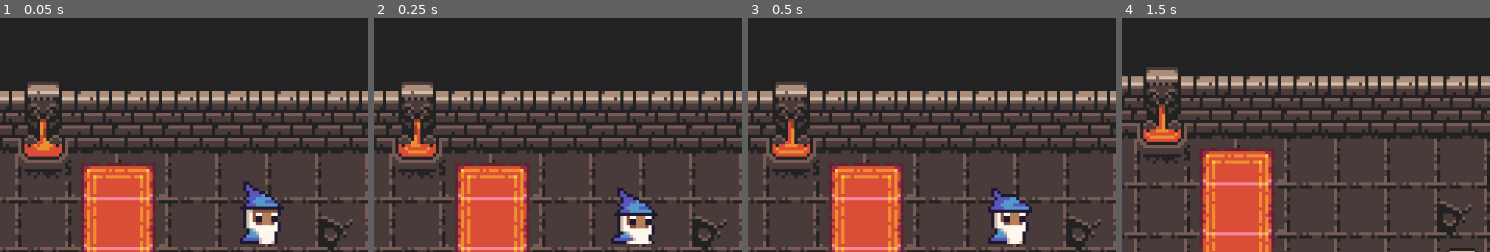
Above: before the commit, frames 1-4 (left to right).
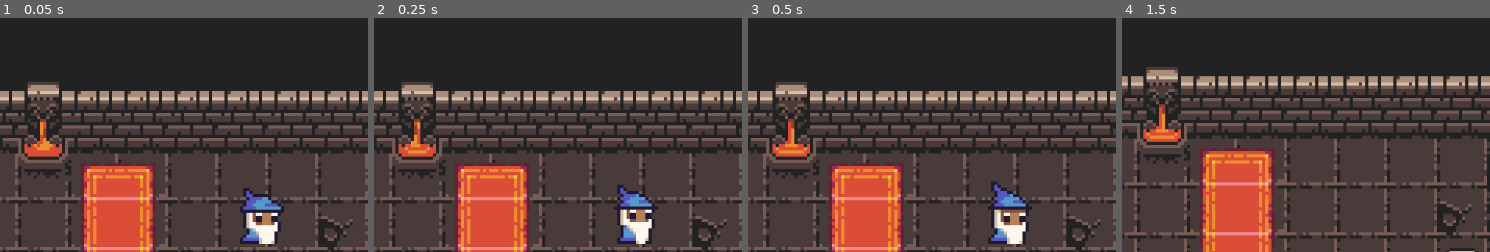
Above: after the commit, the same moments.

Repository: gotneb/cripta_dungeon
Game: Godot game, scene res://scenes/world/tutorial.tscn
The game is run twice, just before and just after one commit, with the same random seed, the same clock (stepped at 60 frames per second) and the same inputs.
Inputs (mouse positions are % of the whole screen's width and height, from its top left):
- Up to frame 1 (0.05 s): no input
- Up to frame 2 (0.25 s): no input
- Up to frame 3 (0.5 s): no input
- Up to frame 4 (1.5 s): move the mouse to (78, 45) at 0.52 s; hold Right (right) 0.53-1.28 s; tap Tab (change_enemy) at 0.6 s; move the mouse to (33, 55) at 1.27 s; hold Down (down) from 1.28 s (still down); tap X (x_attack) at 1.35 s
The pictures show only the part of the screen within x 19-69%, y 7-57%; the shares and areas given below are measured in that part.

The runs differ from the first frame. In frame 1, 0.7% of the frame differs, in the area x 65-78%, y 70-84%; in frame 2, 1.5%, in the area x 64-78%, y 71-97%; in frame 3, 0.7%; in frame 4, nothing differs.

Commit message:
Add efeito de hit em inimigo

Diff:
--- a/src/scenes/enemies/orc_shaman.tscn
+++ b/src/scenes/enemies/orc_shaman.tscn
@@ -11,6 +11,13 @@
 [ext_resource path="res://scenes/interface/health_bar/health_bar_enemie.tscn" type="PackedScene" id=9]
 [ext_resource path="res://scripts/enemies/orc_shaman.gd" type="Script" id=10]
 [ext_resource path="res://assets/interface/crosshair/target.png" type="Texture" id=11]
+[ext_resource path="res://assets/effects/hit/3.png" type="Texture" id=12]
+[ext_resource path="res://assets/effects/hit/0.png" type="Texture" id=13]
+[ext_resource path="res://assets/effects/hit/5.png" type="Texture" id=14]
+[ext_resource path="res://assets/effects/hit/4.png" type="Texture" id=15]
+[ext_resource path="res://assets/effects/hit/6.png" type="Texture" id=16]
+[ext_resource path="res://assets/effects/hit/2.png" type="Texture" id=17]
+[ext_resource path="res://assets/effects/hit/1.png" type="Texture" id=18]
 
 [sub_resource type="SpriteFrames" id=1]
 animations = [ {
@@ -23,6 +30,14 @@
 "loop": true,
 "name": "run",
 "speed": 9.0
+} ]
+
+[sub_resource type="SpriteFrames" id=4]
+animations = [ {
+"frames": [ ExtResource( 13 ), ExtResource( 18 ), ExtResource( 17 ), ExtResource( 12 ), ExtResource( 15 ), ExtResource( 14 ), ExtResource( 16 ) ],
+"loop": false,
+"name": "default",
+"speed": 36.0
 } ]
 
 [sub_resource type="CapsuleShape2D" id=2]
@@ -62,6 +77,10 @@
 frames = SubResource( 1 )
 animation = "idle"
 
+[node name="HitAnimated" type="AnimatedSprite" parent="."]
+scale = Vector2( 0.7, 0.7 )
+frames = SubResource( 4 )
+
 [node name="CollisionShape2D" type="CollisionShape2D" parent="."]
 position = Vector2( 1, 4 )
 shape = SubResource( 2 )
@@ -76,3 +95,4 @@
 anims/hitted = SubResource( 3 )
 
 [connection signal="health_changed" from="." to="." method="_on_OrcShaman_health_changed"]
+[connection signal="animation_finished" from="HitAnimated" to="." method="_on_HitAnimated_animation_finished"]
--- a/src/scenes/playable_characters/wizzard.tscn
+++ b/src/scenes/playable_characters/wizzard.tscn
@@ -43,7 +43,7 @@
 position = Vector2( -1, -6 )
 frames = SubResource( 2 )
 animation = "idle"
-frame = 1
+frame = 3
 playing = true
 
 [node name="CollisionShape2D" type="CollisionShape2D" parent="."]
--- a/src/scenes/projectiles/wizzard/magic_spell.tscn
+++ b/src/scenes/projectiles/wizzard/magic_spell.tscn
@@ -1,29 +1,6 @@
-[gd_scene load_steps=18 format=2]
+[gd_scene load_steps=2 format=2]
 
 [ext_resource path="res://scripts/projectiles/wizzard/magic_spell.gd" type="Script" id=1]
-[ext_resource path="res://assets/projectiles/wizzard/basic_lighting/13.png" type="Texture" id=2]
-[ext_resource path="res://assets/projectiles/wizzard/basic_lighting/12.png" type="Texture" id=3]
-[ext_resource path="res://assets/projectiles/wizzard/basic_lighting/11.png" type="Texture" id=4]
-[ext_resource path="res://assets/projectiles/wizzard/basic_lighting/1.png" type="Texture" id=5]
-[ext_resource path="res://assets/projectiles/wizzard/basic_lighting/14.png" type="Texture" id=6]
-[ext_resource path="res://assets/projectiles/wizzard/basic_lighting/2.png" type="Texture" id=7]
-[ext_resource path="res://assets/projectiles/wizzard/basic_lighting/4.png" type="Texture" id=8]
-[ext_resource path="res://assets/projectiles/wizzard/basic_lighting/3.png" type="Texture" id=9]
-[ext_resource path="res://assets/projectiles/wizzard/basic_lighting/7.png" type="Texture" id=10]
-[ext_resource path="res://assets/projectiles/wizzard/basic_lighting/9.png" type="Texture" id=11]
-[ext_resource path="res://assets/projectiles/wizzard/basic_lighting/5.png" type="Texture" id=12]
-[ext_resource path="res://assets/projectiles/wizzard/basic_lighting/10.png" type="Texture" id=13]
-[ext_resource path="res://assets/projectiles/wizzard/basic_lighting/0.png" type="Texture" id=14]
-[ext_resource path="res://assets/projectiles/wizzard/basic_lighting/8.png" type="Texture" id=15]
-[ext_resource path="res://assets/projectiles/wizzard/basic_lighting/6.png" type="Texture" id=16]
-
-[sub_resource type="SpriteFrames" id=1]
-animations = [ {
-"frames": [ ExtResource( 14 ), ExtResource( 5 ), ExtResource( 7 ), ExtResource( 9 ), ExtResource( 8 ), ExtResource( 12 ), ExtResource( 16 ), ExtResource( 10 ), ExtResource( 15 ), ExtResource( 11 ), ExtResource( 13 ), ExtResource( 4 ), ExtResource( 3 ), ExtResource( 2 ), ExtResource( 6 ) ],
-"loop": true,
-"name": "default",
-"speed": 36.0
-} ]
 
 [node name="MagicSpell" type="KinematicBody2D"]
 collision_layer = 4
@@ -31,7 +8,6 @@
 script = ExtResource( 1 )
 
 [node name="AnimatedSprite" type="AnimatedSprite" parent="."]
-frames = SubResource( 1 )
 
 [node name="CollisionShape2D" type="CollisionShape2D" parent="."]
 
--- a/src/scenes/projectiles/wizzard/weak_lighting_spell.tscn
+++ b/src/scenes/projectiles/wizzard/weak_lighting_spell.tscn
@@ -1,7 +1,30 @@
-[gd_scene load_steps=5 format=2]
+[gd_scene load_steps=21 format=2]
 
 [ext_resource path="res://scenes/projectiles/wizzard/magic_spell.tscn" type="PackedScene" id=1]
 [ext_resource path="res://scripts/projectiles/wizzard/weak_lighting_spell.gd" type="Script" id=2]
+[ext_resource path="res://assets/projectiles/wizzard/basic_lighting/13.png" type="Texture" id=3]
+[ext_resource path="res://assets/projectiles/wizzard/basic_lighting/12.png" type="Texture" id=4]
+[ext_resource path="res://assets/projectiles/wizzard/basic_lighting/11.png" type="Texture" id=5]
+[ext_resource path="res://assets/projectiles/wizzard/basic_lighting/1.png" type="Texture" id=6]
+[ext_resource path="res://assets/projectiles/wizzard/basic_lighting/14.png" type="Texture" id=7]
+[ext_resource path="res://assets/projectiles/wizzard/basic_lighting/2.png" type="Texture" id=8]
+[ext_resource path="res://assets/projectiles/wizzard/basic_lighting/7.png" type="Texture" id=9]
+[ext_resource path="res://assets/projectiles/wizzard/basic_lighting/4.png" type="Texture" id=10]
+[ext_resource path="res://assets/projectiles/wizzard/basic_lighting/9.png" type="Texture" id=11]
+[ext_resource path="res://assets/projectiles/wizzard/basic_lighting/3.png" type="Texture" id=12]
+[ext_resource path="res://assets/projectiles/wizzard/basic_lighting/10.png" type="Texture" id=13]
+[ext_resource path="res://assets/projectiles/wizzard/basic_lighting/5.png" type="Texture" id=14]
+[ext_resource path="res://assets/projectiles/wizzard/basic_lighting/0.png" type="Texture" id=15]
+[ext_resource path="res://assets/projectiles/wizzard/basic_lighting/8.png" type="Texture" id=16]
+[ext_resource path="res://assets/projectiles/wizzard/basic_lighting/6.png" type="Texture" id=17]
+
+[sub_resource type="SpriteFrames" id=3]
+animations = [ {
+"frames": [ ExtResource( 15 ), ExtResource( 6 ), ExtResource( 8 ), ExtResource( 12 ), ExtResource( 10 ), ExtResource( 14 ), ExtResource( 17 ), ExtResource( 9 ), ExtResource( 16 ), ExtResource( 11 ), ExtResource( 13 ), ExtResource( 5 ), ExtResource( 4 ), ExtResource( 3 ), ExtResource( 7 ) ],
+"loop": true,
+"name": "default",
+"speed": 48.0
+} ]
 
 [sub_resource type="CircleShape2D" id=1]
 radius = 3.04138
@@ -11,9 +34,11 @@
 
 [node name="WeakLightingSpell" instance=ExtResource( 1 )]
 script = ExtResource( 2 )
+speed = 80
 
 [node name="AnimatedSprite" parent="." index="0"]
-frame = 4
+frames = SubResource( 3 )
+frame = 5
 playing = true
 
 [node name="CollisionShape2D" parent="." index="1"]
@@ -26,3 +51,5 @@
 
 [node name="CollisionShape2D" parent="HitBox" index="0"]
 shape = SubResource( 2 )
+
+[node name="Node2D" type="Node2D" parent="." index="4"]
--- a/src/scripts/enemies/orc_shaman.gd
+++ b/src/scripts/enemies/orc_shaman.gd
@@ -7,6 +7,7 @@
 
 onready var health_bar := $HealthBar
 onready var animation := $AnimationPlayer
+onready var hit_effect := $HitAnimated
 onready var aim := $Aim
 
 var max_hp := 20
@@ -14,6 +15,7 @@
 
 func _ready():
 	$AnimatedSprite.play("idle")
+	hit_effect.visible = false
 	health_bar.set_max_health(max_hp)
 	set_aim_visible_to(false)
 
@@ -21,6 +23,7 @@
 # Da dano no inimigo
 func take_damage(damage: int) -> void:
 	animation.play("hitted")
+	_show_hit()
 	var old_health := current_hp
 	current_hp -= damage
 
@@ -29,8 +32,8 @@
 		current_hp = 0
 		queue_free()
 
+	health_bar.update_health(current_hp)
 	emit_signal("health_changed", old_health, current_hp)
-	health_bar.update_health(current_hp)
 
 
 func set_aim_visible_to(state: bool) -> void:
@@ -41,3 +44,13 @@
 	var di :DamageIndicator = damage_indicator_path.instance()
 	add_child(di)
 	di.goes_up(old_health - new_health)
+
+
+func _show_hit() -> void:
+	hit_effect.frame = 0
+	hit_effect.visible = true
+	hit_effect.play("default")
+
+
+func _on_HitAnimated_animation_finished():
+	hit_effect.visible = false
Binary file added: src/assets/effects/hit/0.png
Not shown, added: src/assets/effects/hit/0.png.import
Binary file added: src/assets/effects/hit/1.png
Not shown, added: src/assets/effects/hit/1.png.import
Binary file added: src/assets/effects/hit/2.png
Not shown, added: src/assets/effects/hit/2.png.import
Binary file added: src/assets/effects/hit/3.png
Not shown, added: src/assets/effects/hit/3.png.import
Binary file added: src/assets/effects/hit/4.png
Not shown, added: src/assets/effects/hit/4.png.import
Binary file added: src/assets/effects/hit/5.png
Not shown, added: src/assets/effects/hit/5.png.import
(and 3 more such lines)
